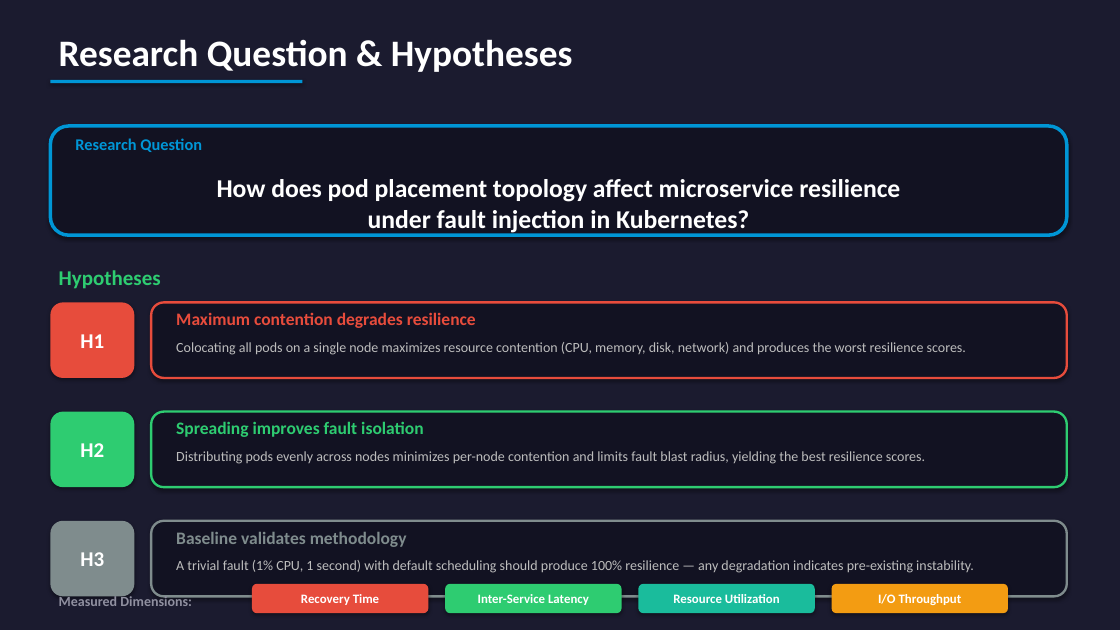
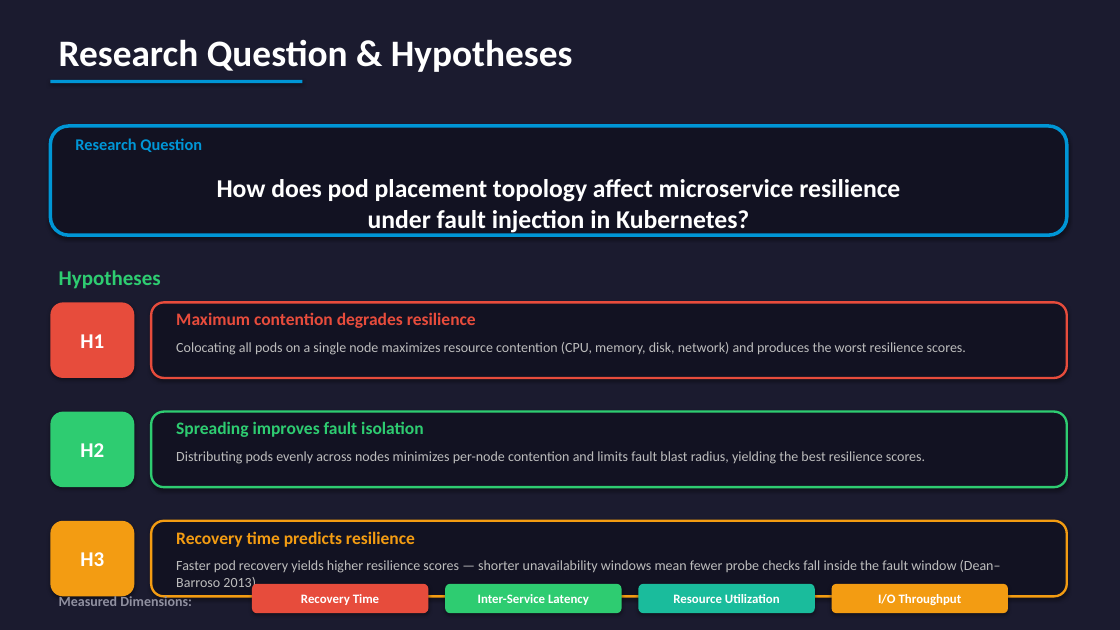
Before and after one commit to yhu02/uva-msc-thesis, a slide deck: slide 3 of ChaosProbe_Presentation.pptx. Drawn at 1120x630 pixels with LibreOffice and Linux fonts; fonts in the diff are those of the drawing. Boxes give left, top, right and bottom in pixels: in the first picture for what was removed or moved away, otherwise in the second. Text is boxed around its words. In the diff, an @@ line names an element or a change of style, - is before the commit and + after.

```diff
--- a/ChaosProbe_Presentation.pptx
+++ b/ChaosProbe_Presentation.pptx
@@ rounded rectangle "H3" at [50,521,134,597]: fill #7F8C8D to #F39C12 @@
@@ rounded rectangle at [151,521,1067,597]: outline #7F8C8D 2 pt to #F39C12 2 pt @@
@@ text at [176,531,415,547]: text changed; text colour #7F8C8D to #F39C12 @@
-Baseline validates methodology
+Recovery time predicts resilience
@@ text at [176,560,1001,591]: text changed @@
-A trivial fault (1% CPU, 1 second) with default scheduling should produce 100% resilience — any degradation indicates pre-existing instability.
+Faster pod recovery yields higher resilience scores — shorter unavailability windows mean fewer probe checks fall inside the fault window (Dean–Barroso 2013).
```
Also in this commit, not shown: 6 other slides changed, 3 other files.
